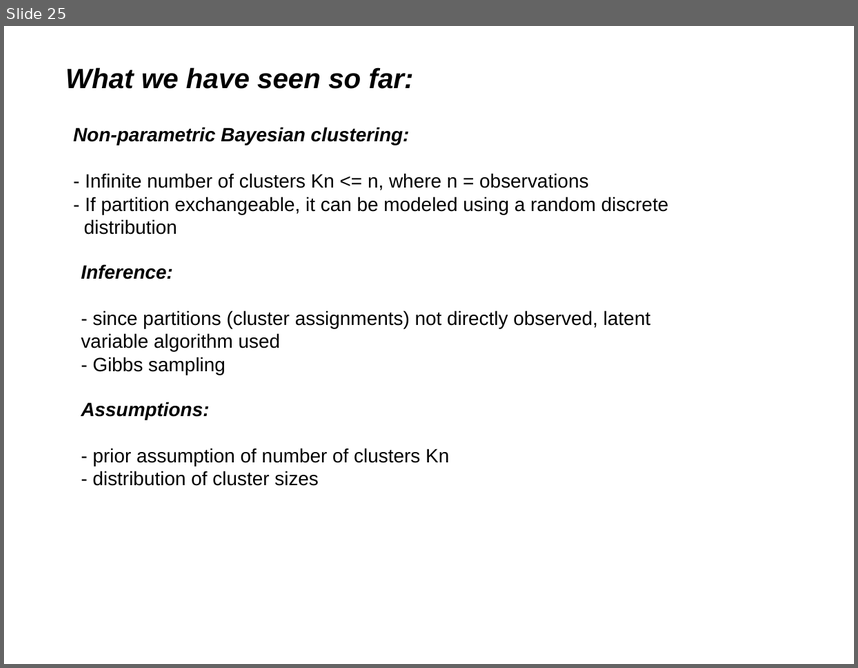
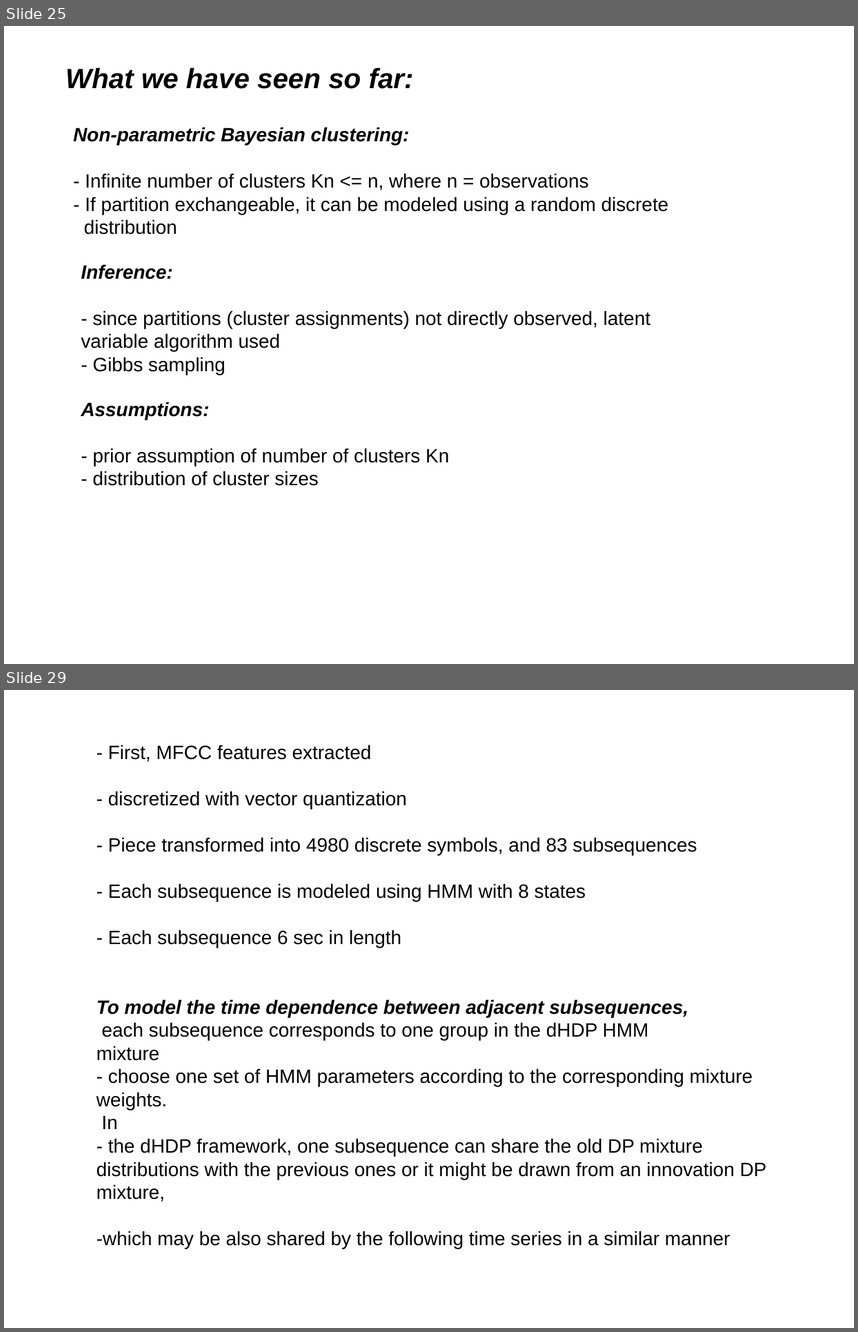
Before and after one commit to afcarl/Dirichlet_Processes, a slide deck: version_2.odp. Shown one above the other, each under a label of ours: slide 25 before the commit, slides 25 and 29 after it; the slides between them are not shown. The pictures are 858x668 and 858x1332 pixels, drawn with LibreOffice and Linux fonts; fonts in the diff are those of the drawing. Boxes give left, top, right and bottom in pixels: in the first picture for what was removed or moved away, otherwise in the second. Text is boxed around its words. In the diff, an @@ line names an element or a change of style, - is before the commit and + after.

```diff
--- a/version_2.odp
+++ b/version_2.odp
@@ slide 29 added at <box>4,690,854,1328</box>, background #FFFFFF @@
@@ text added at <box>96,745,767,1248</box>, 18 pt, text #000000 @@
+- First, MFCC features extracted
+- discretized with vector quantization
+- Piece transformed into 4980 discrete symbols, and 83 subsequences
+- Each subsequence is modeled using HMM with 8 states
+- Each subsequence 6 sec in length
+To model the time dependence between adjacent subsequences,
+each subsequence corresponds to one group in the dHDP HMM
+mixture
+- choose one set of HMM parameters according to the corresponding mixture weights.
+In
+- the dHDP framework, one subsequence can share the old DP mixture distributions with the previous ones or it might be drawn from an innovation DP mixture,
+-which may be also shared by the following time series in a similar manner
```
Also in this commit, not shown: 4 other slides added, 1 slide removed.
